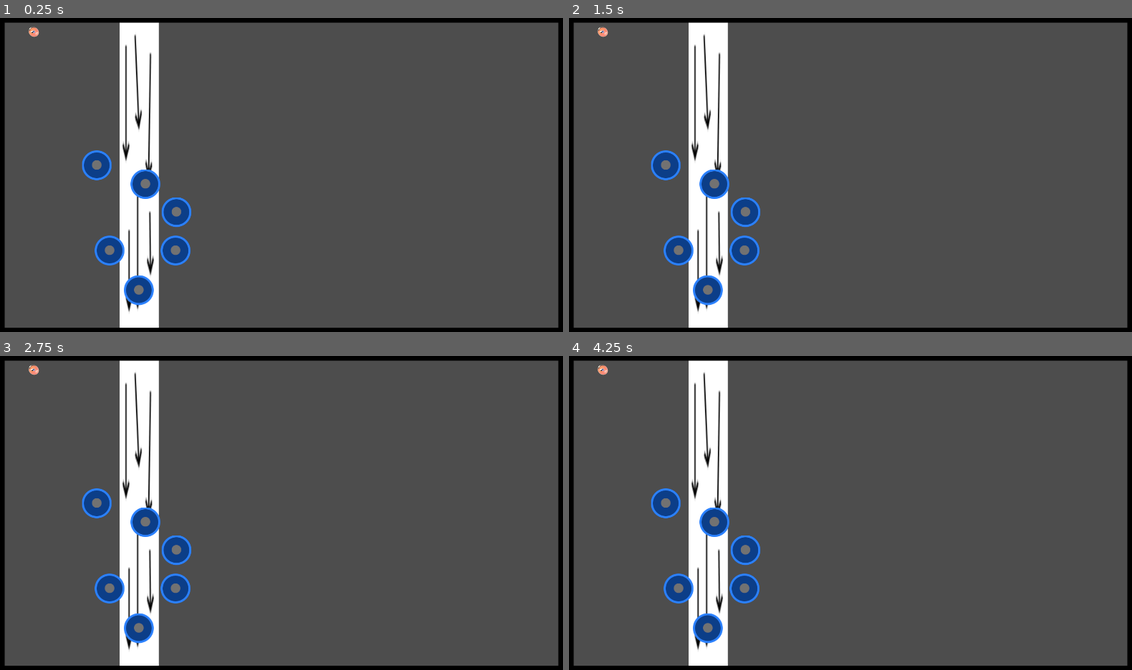
Above: before the commit, frames 1-4 (two rows, left to right).
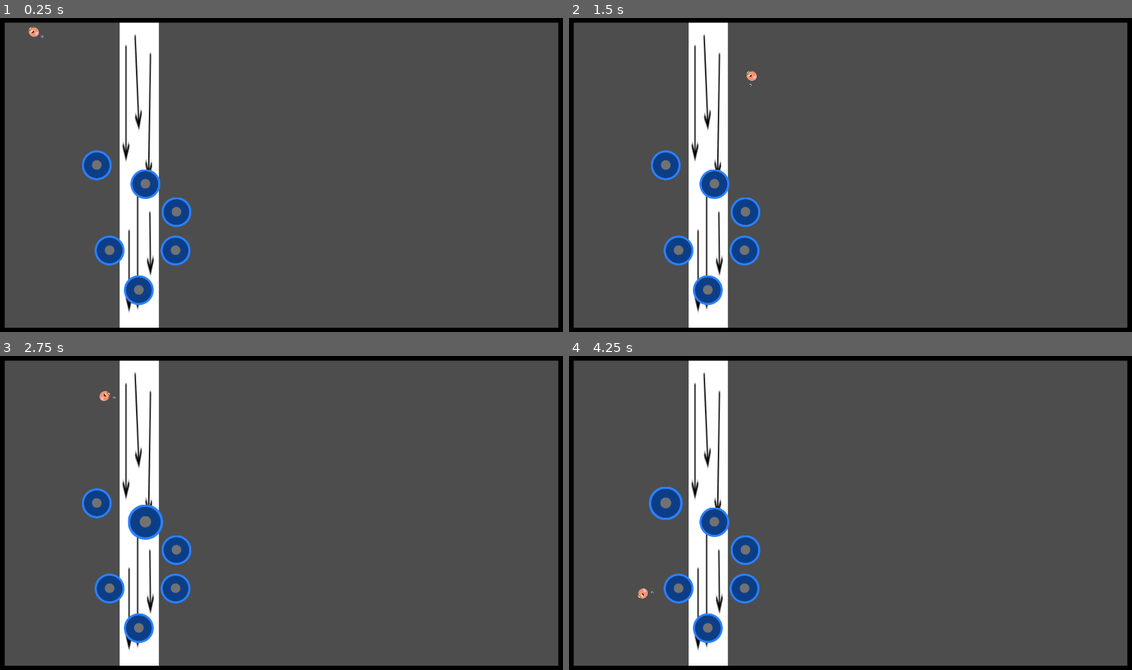
Above: after the commit, the same moments.

Repository: davifarhi/GGJ25-CrashSim-Untitled
Game: Godot game, scene res://scenes/TestPhysique.tscn
Same seed, same stepped clock (60 frames per second), same inputs: the game is played once before the commit and once after it.
Inputs (mouse positions are in pixels of both pictures, inside the frame that each line leads up to):
- Up to frame 1 (0.25 s): no input
- Up to frame 2 (1.5 s): tap Enter at 0.5 s; move the mouse to (974, 159) at 0.52 s; click (974, 159) at 0.6 s; move the mouse to (737, 190) at 1.27 s; click (737, 190) at 1.35 s
- Up to frame 3 (2.75 s): move the mouse to (337, 440) at 2.02 s; click (337, 440) at 2.1 s
- Up to frame 4 (4.25 s): move the mouse to (822, 575) at 2.77 s; click (822, 575) at 2.85 s; tap Space at 3.5 s; move the mouse to (1025, 560) at 3.52 s; click (1025, 560) at 3.6 s

The runs differ from the first frame. In frame 1, less than 0.1% of the frame differs, in the area x 5-8%, y 3-7%; in frame 2, 0.1%; in frame 3, 0.4%, in the area x 5-30%, y 2-59%; in frame 4, 0.3%.
Error before the commit: Parse Error: Identifier "BoubouDie" not declared in the current scope. (res://scenes/Boubou.gd:69)

Commit message:
Davi fix merge bobo

Diff:
--- a/ggj-crashsim-untilted/scenes/Boubou.gd
+++ b/ggj-crashsim-untilted/scenes/Boubou.gd
@@ -1,6 +1,7 @@
 extends RigidBody2D
 
 class_name Boubou
+signal BoubouDie(player: Boubou)
 
 @export var InpulseForce:float = 10
 @export var maxSpeed:float = 1
